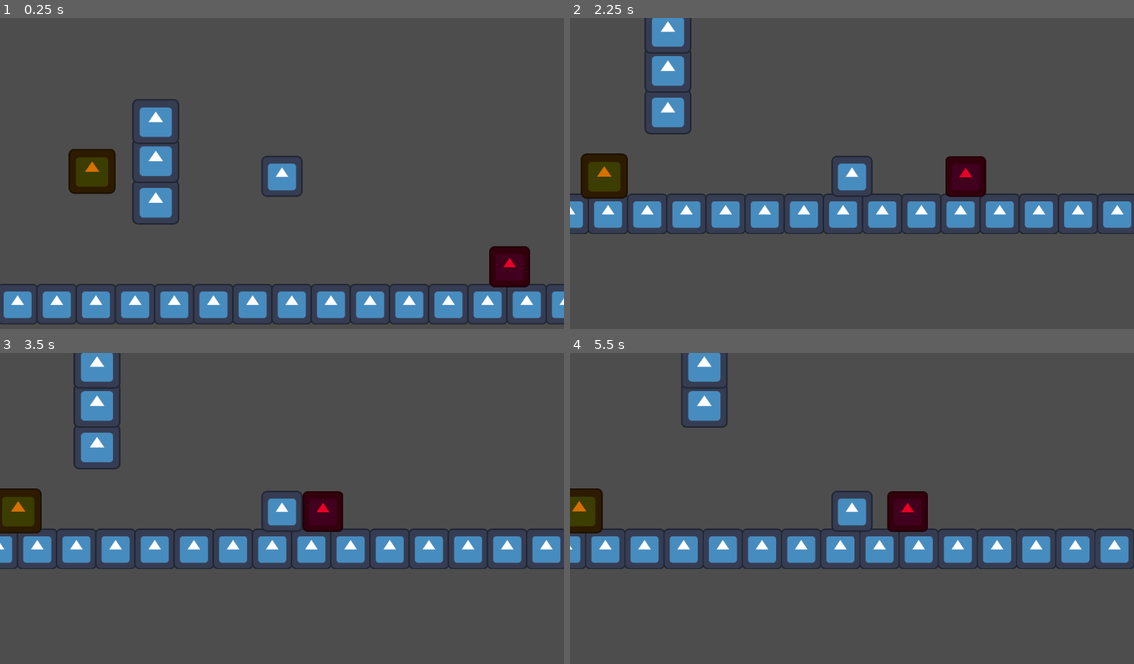
Above: before the commit, frames 1-4 (two rows, left to right).
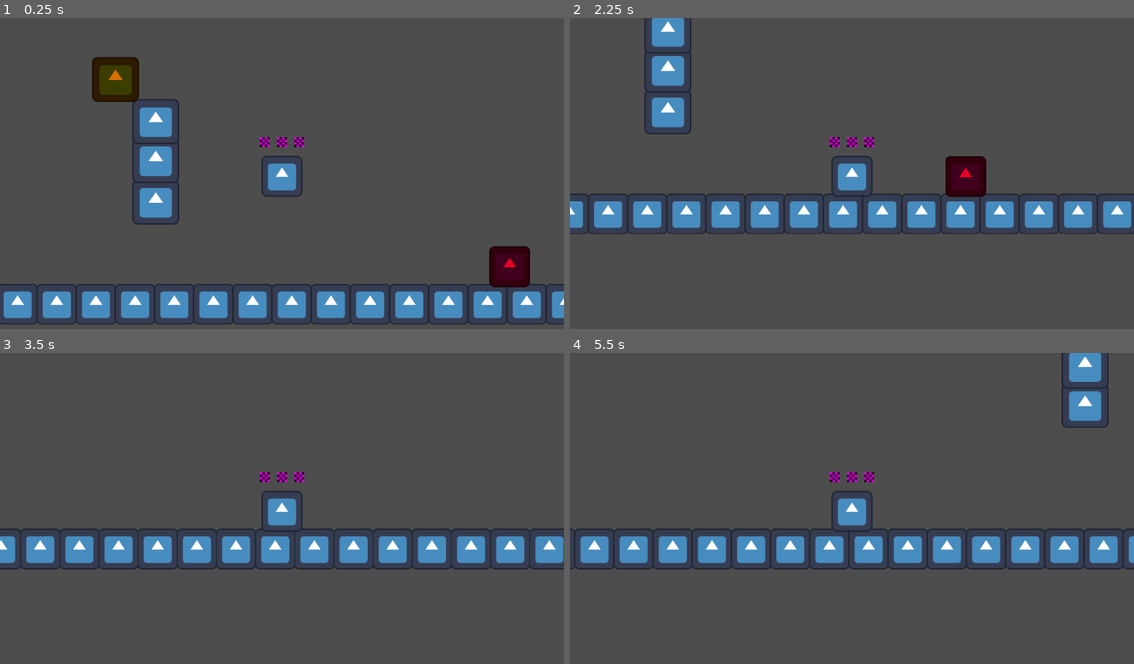
Above: after the commit, the same moments.

Repository: Dev-Karol1111/GMTK-2025
Game: Godot game, scene res://Scenes/TestScenes/test_ray.tscn
The game is run twice, just before and just after one commit, with the same random seed, the same clock (stepped at 60 frames per second) and the same inputs. This scene is started directly instead of the project's main scene. The engine's default icon, where the game draws it, is replaced by a stand-in: a white triangle on a blue panel in a dark square.
Inputs (mouse positions are in pixels of both pictures, inside the frame that each line leads up to):
- Up to frame 1 (0.25 s): no input
- Up to frame 2 (2.25 s): move the mouse to (976, 161) at 0.52 s; hold D (move_right) 0.53-2.03 s; tap Shift (dash) at 0.6, 1.35, 2.1 s; tap W (jump) at 0.77, 1.52 s; move the mouse to (739, 192) at 1.27 s; move the mouse to (908, 108) at 2.02 s; hold A (move_left) from 2.03 s (still down)
- Up to frame 3 (3.5 s): move the mouse to (253, 573) at 2.77 s; release A (move_left) at 2.78 s; hold D (move_right) from 2.78 s (still down); tap Shift (dash) at 2.85 s; tap W (jump) at 3.02 s
- Up to frame 4 (5.5 s): move the mouse to (1021, 558) at 3.52 s; tap Shift (dash) at 3.6, 4.35, 5.1 s; tap W (jump) at 3.77, 4.52 s; move the mouse to (682, 464) at 4.27 s; release D (move_right) at 4.28 s; hold A (move_left) 4.28-5.03 s; move the mouse to (880, 511) at 5.02 s; hold D (move_right) from 5.03 s (still down)

The runs differ from the first frame. In frame 1, 2.6% of the frame differs, in the area x 12-54%, y 12-57%; in frame 2, 1.4%; in frame 3, 7.3%; in frame 4, 11%, in the area x 0-100%, y 0-70%.

Commit message:
Manipulatable blocks added partially

Diff:
--- a/Scenes/Blocks/pickable_block.tscn
+++ b/Scenes/Blocks/manipulatable_block.tscn
@@ -1,18 +1,18 @@
-[gd_scene load_steps=3 format=3 uid="uid://ckpae5oh4ynu5"]
+[gd_scene load_steps=4 format=3 uid="uid://ckpae5oh4ynu5"]
 
 [ext_resource type="Texture2D" uid="uid://13fn0dfbgkt5" path="res://icon.svg" id="1_6dxnc"]
+[ext_resource type="Script" uid="uid://8xofg1lkndpu" path="res://Scripts/Entities/Blocks/manipulatable_block.gd" id="1_28sp4"]
 
 [sub_resource type="RectangleShape2D" id="RectangleShape2D_d4nwr"]
 size = Vector2(19, 18)
 
-[node name="pickable_block" type="RigidBody2D" groups=["Can_Pick"]]
+[node name="ManipulatableBlock" type="AnimatableBody2D" groups=["Manipulatable"]]
+script = ExtResource("1_28sp4")
 
 [node name="Sprite2D" type="Sprite2D" parent="."]
 modulate = Color(0.83951, 0.439034, 3.85046e-07, 1)
-position = Vector2(-9.5625, 9.21875)
 scale = Vector2(0.149414, 0.144043)
 texture = ExtResource("1_6dxnc")
 
 [node name="CollisionShape2D" type="CollisionShape2D" parent="."]
-position = Vector2(-9.5, 9)
 shape = SubResource("RectangleShape2D_d4nwr")
--- a/Scenes/Entities/Characters/modular_player.tscn
+++ b/Scenes/Entities/Characters/modular_player.tscn
@@ -10,12 +10,19 @@
 [ext_resource type="PackedScene" uid="uid://b0wnb03ylf8b4" path="res://Scenes/Components/rigidbody_component.tscn" id="8_34l16"]
 [ext_resource type="PackedScene" uid="uid://bn4i636inu13d" path="res://Scenes/Components/HealthComponent.tscn" id="9_db018"]
 [ext_resource type="PackedScene" uid="uid://bl1faxrpgk3n0" path="res://Scenes/Components/manipulate_component.tscn" id="10_db018"]
+[ext_resource type="Script" uid="uid://pi1011ph7atk" path="res://Scripts/Entities/Player/modular_health.gd" id="11_u2hr2"]
 
 [sub_resource type="RectangleShape2D" id="RectangleShape2D_wjttw"]
 size = Vector2(16.5756, 16.6825)
 
 [sub_resource type="RectangleShape2D" id="RectangleShape2D_jore7"]
 size = Vector2(22, 14.1092)
+
+[sub_resource type="CircleShape2D" id="CircleShape2D_u2hr2"]
+radius = 63.6946
+
+[sub_resource type="PlaceholderTexture2D" id="PlaceholderTexture2D_db018"]
+size = Vector2(4, 4)
 
 [node name="ModularPlayer" type="CharacterBody2D" node_paths=PackedStringArray("gravity_component", "input_component", "movement_component", "jump_component", "dash_component", "rigidbody_component", "manipulate_component", "health_component")]
 script = ExtResource("1_pasck")
@@ -36,11 +43,16 @@
 position = Vector2(0.000237465, 0.0233169)
 shape = SubResource("RectangleShape2D_wjttw")
 
-[node name="Area2D" type="Area2D" parent="."]
+[node name="DashArea2D" type="Area2D" parent="."]
 
-[node name="CollisionShape2D" type="CollisionShape2D" parent="Area2D"]
+[node name="CollisionShape2D" type="CollisionShape2D" parent="DashArea2D"]
 position = Vector2(0, -0.054594)
 shape = SubResource("RectangleShape2D_jore7")
+
+[node name="ObjectManipulationArea2D" type="Area2D" parent="."]
+
+[node name="CollisionShape2D" type="CollisionShape2D" parent="ObjectManipulationArea2D"]
+shape = SubResource("CircleShape2D_u2hr2")
 
 [node name="GravityComponent" parent="." instance=ExtResource("3_pquip")]
 gravity = 800.0
@@ -67,5 +79,42 @@
 
 [node name="ManipulateComponent" parent="." instance=ExtResource("10_db018")]
 
-[connection signal="body_entered" from="Area2D" to="DashComponent" method="_on_area_entered"]
-[connection signal="body_entered" from="Area2D" to="ManipulateComponent" method="_on_area_entered"]
+[node name="HBoxContainer" type="HBoxContainer" parent="." node_paths=PackedStringArray("h1", "h2", "h3")]
+anchors_preset = 7
+anchor_left = 0.5
+anchor_top = 1.0
+anchor_right = 0.5
+anchor_bottom = 1.0
+offset_left = -9.0
+offset_top = -16.0
+offset_right = 9.0
+offset_bottom = -12.0
+grow_horizontal = 2
+grow_vertical = 0
+theme_override_constants/separation = 3
+alignment = 1
+script = ExtResource("11_u2hr2")
+h1 = NodePath("TextureRect")
+h2 = NodePath("TextureRect2")
+h3 = NodePath("TextureRect3")
+
+[node name="TextureRect" type="TextureRect" parent="HBoxContainer"]
+layout_mode = 2
+texture = SubResource("PlaceholderTexture2D_db018")
+stretch_mode = 2
+
+[node name="TextureRect2" type="TextureRect" parent="HBoxContainer"]
+layout_mode = 2
+texture = SubResource("PlaceholderTexture2D_db018")
+stretch_mode = 2
+
+[node name="TextureRect3" type="TextureRect" parent="HBoxContainer"]
+layout_mode = 2
+texture = SubResource("PlaceholderTexture2D_db018")
+stretch_mode = 2
+
+[connection signal="body_entered" from="DashArea2D" to="DashComponent" method="_on_area_entered"]
+[connection signal="body_entered" from="ObjectManipulationArea2D" to="ManipulateComponent" method="_on_area_entered"]
+[connection signal="body_exited" from="ObjectManipulationArea2D" to="ManipulateComponent" method="_on_area_exited"]
+[connection signal="health_updated" from="HealthComponent" to="." method="_on_health_updated"]
+[connection signal="health_updated" from="HealthComponent" to="HBoxContainer" method="_on_health_updated"]
--- a/Scenes/TestScenes/test_ray.tscn
+++ b/Scenes/TestScenes/test_ray.tscn
@@ -5,7 +5,7 @@
 [ext_resource type="PackedScene" uid="uid://dkabndrqqw4l6" path="res://Scenes/Entities/Enemies/base_enemy.tscn" id="3_fipqr"]
 [ext_resource type="Script" uid="uid://dysoglmxvh54q" path="res://Scripts/UI/pause_menu.gd" id="4_17egt"]
 [ext_resource type="PackedScene" uid="uid://h7ti1a4p8leu" path="res://Scenes/Blocks/destructible_block.tscn" id="4_m8m4m"]
-[ext_resource type="PackedScene" uid="uid://ckpae5oh4ynu5" path="res://Scenes/Blocks/pickable_block.tscn" id="5_8iat5"]
+[ext_resource type="PackedScene" uid="uid://ckpae5oh4ynu5" path="res://Scenes/Blocks/manipulatable_block.tscn" id="5_8iat5"]
 [ext_resource type="PackedScene" uid="uid://c8shnce8qcjg1" path="res://Scenes/Entities/Characters/modular_player.tscn" id="5_fipqr"]
 
 [sub_resource type="WorldBoundaryShape2D" id="WorldBoundaryShape2D_16f11"]
--- /dev/null
+++ b/Scripts/Entities/Blocks/manipulatable_block.gd
@@ -0,0 +1,16 @@
+extends AnimatableBody2D
+
+@export var positions:Array[Node2D]
+@export var speed:float = 300.0
+
+var is_moving
+var target:int = 0
+
+func manipulate():
+	target = (target+1) % len(positions)
+	is_moving = true
+
+# Called every frame. 'delta' is the elapsed time since the previous frame.
+func _process(delta):
+	if not is_moving:
+		return
--- /dev/null
+++ b/Scripts/Entities/Player/modular_health.gd
@@ -0,0 +1,11 @@
+extends HBoxContainer
+
+@export var h1:TextureRect
+@export var h2:Node
+@export var h3:Node
+
+func _on_health_updated(prev, curr):
+	print("health gui updated:",curr)
+	h1.visible = curr/1>0
+	h2.visible = floor(curr/2)>0
+	h3.visible = floor(curr/3)>0
--- a/Scripts/Entities/Player/modular_player.gd
+++ b/Scripts/Entities/Player/modular_player.gd
@@ -20,3 +20,11 @@
 	move_and_slide()
 
 	rigidbody_component.handle_forces(self)
+
+func damage(amt: float):
+	health_component.dmg(amt)
+
+
+func _on_health_updated(prev, amt):
+	if amt == 0:
+		print("dead emit signal or something.")
--- a/Scripts/Mechanics/dash_component.gd
+++ b/Scripts/Mechanics/dash_component.gd
@@ -35,7 +35,6 @@
 	var destroy: bool = body.is_in_group("Destructible") or (body.is_in_group("Killable") and kills)
 	if destroy:
 		body.queue_free()
-	print(body)
 
 func _on_timer_timeout():
 	isDashing = false
--- a/Scripts/Mechanics/health_component.gd
+++ b/Scripts/Mechanics/health_component.gd
@@ -5,9 +5,13 @@
 @export var limit:Vector2 = Vector2(0.0,100.0)
 @export var steps:float = 1.0
 
+signal health_updated(prev: float, amt: float)
+
 func heal(amt: float):
-	health += clamp(health+amt,limit.x,limit.y)
+	var prev_health = health
+	health = clamp(health+amt,limit.x,limit.y)
 	health = round(health/steps) * steps
+	health_updated.emit(prev_health, health)
 
 func dmg(amt:float):
 	heal(-amt)
--- a/Scripts/Mechanics/manipulate_component.gd
+++ b/Scripts/Mechanics/manipulate_component.gd
@@ -1,19 +1,17 @@
 class_name ManipulateComponent
 extends Node
 
-var empty_hand: bool = true
-var want_to_hold: bool = false
-var obj: Node2D
+var objs = []
 
 func manipulate_object(body: CharacterBody2D, want_to_manipulate: bool):
-	if empty_hand:
-		want_to_hold = want_to_manipulate
-	else:
-		want_to_hold = false
-	pass # Replace with function body.
-
+	if want_to_manipulate:
+		for i in objs:
+			i.manipulate()
 
 func _on_area_entered(body):
-	if empty_hand and want_to_hold:
-		obj = body
-	pass # Replace with function body.
+	if body.is_in_group("Manipulatable"):
+		objs.append(body)
+
+func _on_area_exited(body):
+	if body.has_method("Manipulatable"):
+		objs.erase(body)
--- a/project.godot
+++ b/project.godot
@@ -45,7 +45,7 @@
 
 Destructible=""
 Killable=""
-Can_Pick=""
+Manipulatable=""
 
 [gui]
 
Not shown: 1 places in Scenes/Entities/Characters/modular_player.tscn that only renumber resources
Not shown, added: Scripts/Entities/Blocks/manipulatable_block.gd.uid
Not shown, added: Scripts/Entities/Player/modular_health.gd.uid
